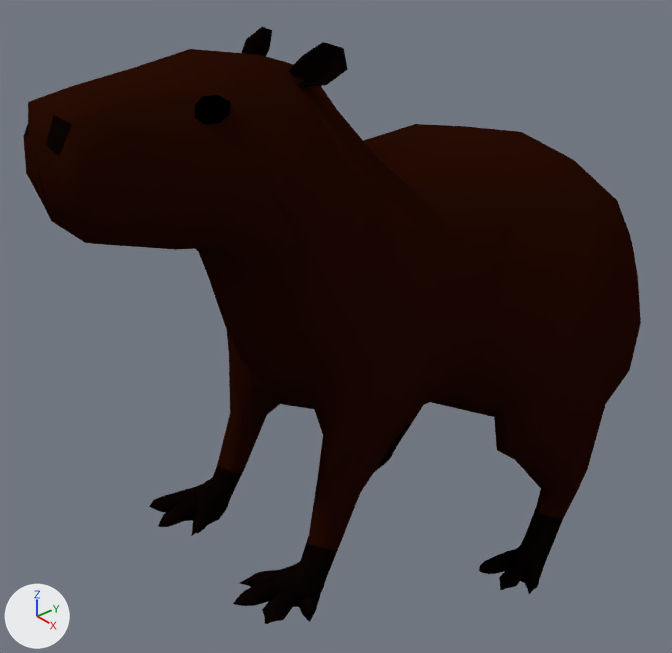
What one commit did to the Blender file Assets/models/capivara.blend.
Camera for both pictures: a 50 mm camera at (1.106, -1.224, 0.809) aimed at (-0.057, -0.238, -0.027). Lighting does not change. The marker at lower left points along +X, +Y and +Z.

In view in the first picture: 'ratazana'.
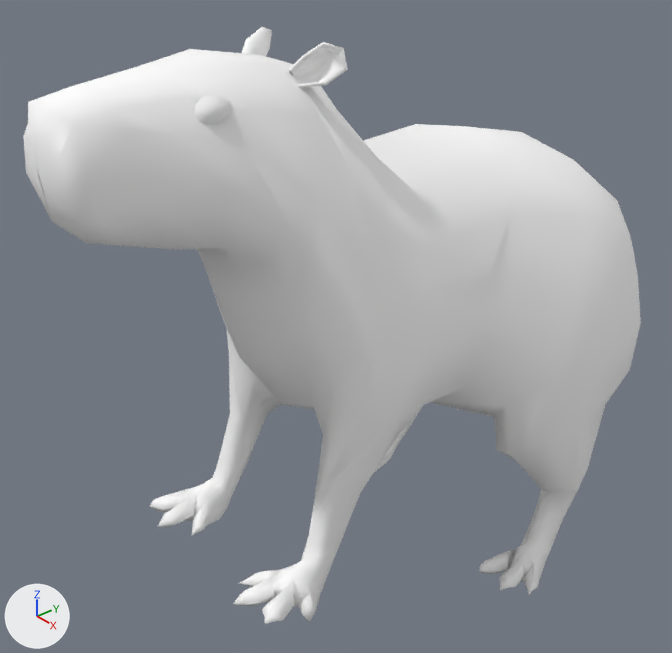
Commit message: materiais capivara

Where the change shows, as pixel boxes [x1, y1, x2, y2] in the pictures (672 x 653 px):
'ratazana', recoloured (black to white)
    both: [23, 27, 641, 624]
part 1 of me_cube_001, recoloured (black to white)
    both: [23, 49, 641, 551]
part 2 of me_cube_001, recoloured (black to white)
    both: [23, 27, 563, 624]

What changed in the scene script:
```text
Change mat_material_001:
    mat_material_001.base_color: (0.0, 0.0, 0.0) -> (1.0, 1.0, 1.0)  # black #000000 -> white #ffffff
Change me_cube_001:
    where me_cube_001.from_pydata(...)  # 742 vertices, 815 faces; spans x -0.304..0.304, y -0.872..0.453, z -0.547..0.38
    used by ob_ratazana; location = (0.0, 0.0, 0.0); rotation_euler = (-0.332, -0.0119, -0.0262), in degrees (-19, -0.7, -1.5)
    me_cube_001 part 1: all 275 faces that had it switch from mat_material_003 (black #290e04) to mat_material_001 (white #ffffff)
    me_cube_001 part 2: all 508 faces that had it switch from mat_material_004 (black #0c0504) to mat_material_001 (white #ffffff)
```
